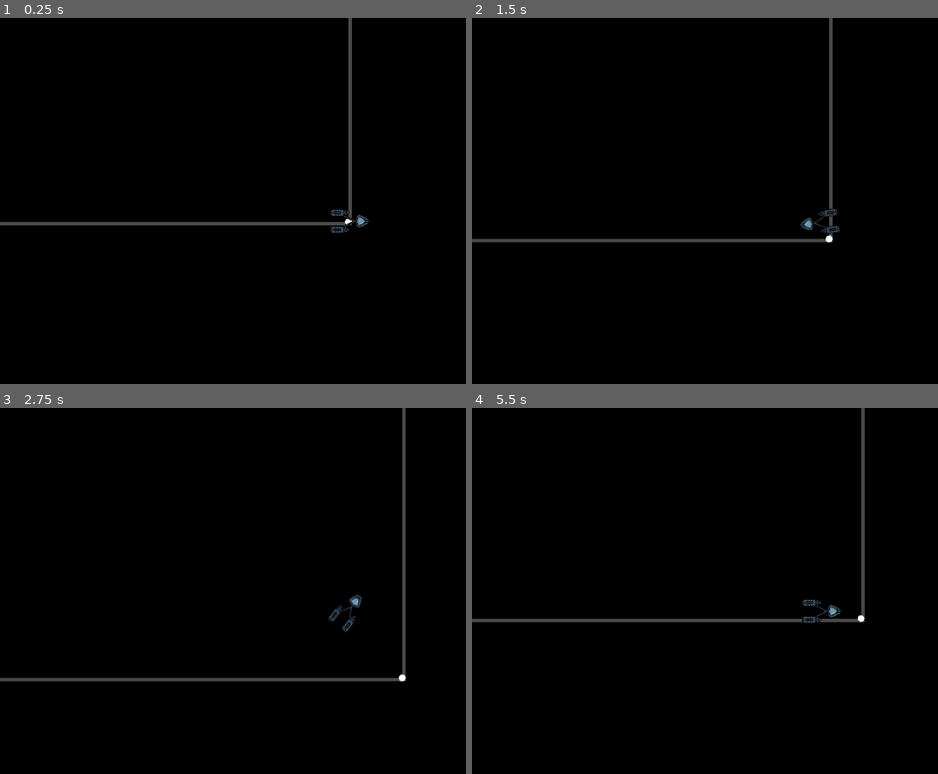
Above: before the commit, frames 1-4 (two rows, left to right).
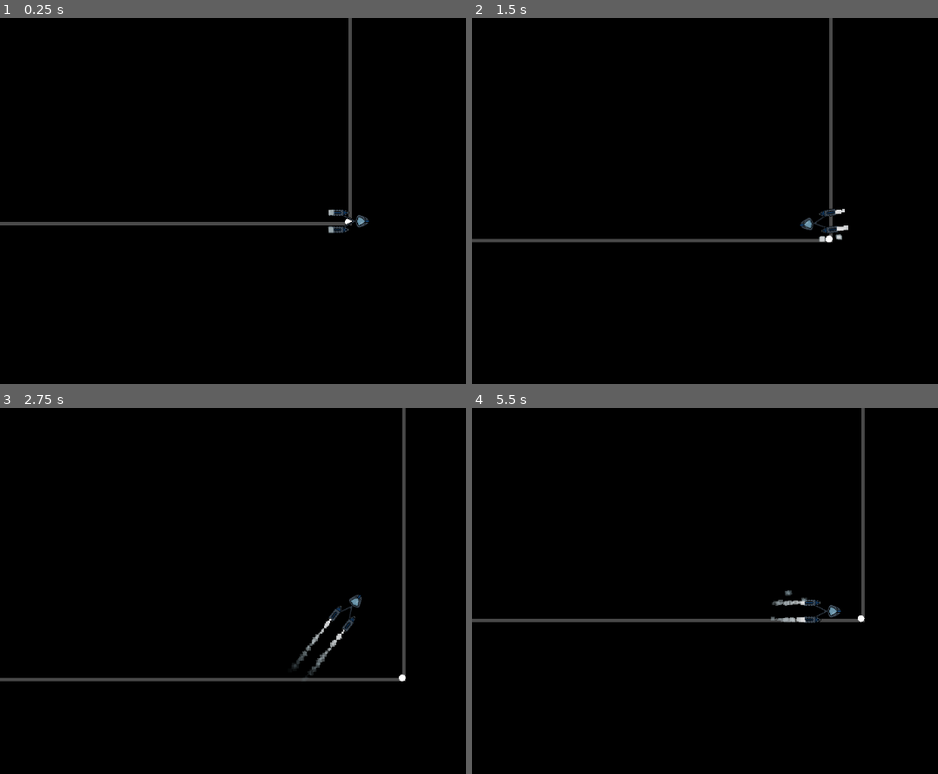
Above: after the commit, the same moments.

Repository: stuarttempleton/starscan
Game: Godot game, scene res://StarMapViewport.tscn
Same seed, same stepped clock (60 frames per second), same inputs: the game is played once before the commit and once after it. This scene is started directly instead of the project's main scene. The engine's default icon, where the game draws it, is replaced by a stand-in: a white triangle on a blue panel in a dark square.
Inputs (mouse positions are in pixels of both pictures, inside the frame that each line leads up to):
- Up to frame 1 (0.25 s): no input
- Up to frame 2 (1.5 s): tap Enter at 0.5 s; move the mouse to (outside the picture) at 0.52 s; click (outside the picture) at 0.67 s; move the mouse to (681, 241) at 1.27 s; click (681, 241) at 1.42 s
- Up to frame 3 (2.75 s): move the mouse to (419, 521) at 2.02 s; click (419, 521) at 2.17 s
- Up to frame 4 (5.5 s): move the mouse to (784, 693) at 2.77 s; click (784, 693) at 2.92 s; move the mouse to (outside the picture) at 3.52 s; click (outside the picture) at 3.67 s; tap Space at 4.25 s; move the mouse to (611, 550) at 4.27 s; click (611, 550) at 4.42 s; tap Enter at 5 s; move the mouse to (854, 612) at 5.02 s; click (854, 612) at 5.17 s

The runs differ from the first frame. In frame 1, less than 0.1% of the frame differs, in the area x 70-72%, y 52-59%; in frame 2, 0.1%; in frame 3, 0.3%, in the area x 62-75%, y 57-74%; in frame 4, 0.2%.

Commit message:
thrusters! totally real!

Diff:
--- a/StarMapViewport.tscn
+++ b/StarMapViewport.tscn
@@ -7,6 +7,9 @@
 
 [sub_resource type="RectangleShape2D" id=1]
 extents = Vector2( 30, 30 )
+
+[sub_resource type="Gradient" id=2]
+colors = PoolColorArray( 0.878906, 0.878906, 0.878906, 1, 0.382355, 0.483758, 0.523438, 0 )
 
 [node name="StarMapView" type="Node2D"]
 light_mask = -2147483647
@@ -30,3 +33,31 @@
 
 [node name="CollisionShape2D" type="CollisionShape2D" parent="ShipAvatar"]
 shape = SubResource( 1 )
+
+[node name="Thruster1" type="CPUParticles2D" parent="ShipAvatar"]
+position = Vector2( -25.6957, -13.6821 )
+amount = 50
+lifetime = 0.5
+preprocess = 1.0
+local_coords = false
+spread = 135.97
+gravity = Vector2( 0, 0 )
+initial_velocity = 5.0
+angular_velocity = 10.0
+scale_amount = 7.0
+scale_amount_random = 1.0
+color_ramp = SubResource( 2 )
+
+[node name="Thruster2" type="CPUParticles2D" parent="ShipAvatar"]
+position = Vector2( -26.0294, 11.3462 )
+amount = 50
+lifetime = 0.5
+preprocess = 1.0
+local_coords = false
+spread = 135.97
+gravity = Vector2( 0, 0 )
+initial_velocity = 5.0
+angular_velocity = 10.0
+scale_amount = 7.0
+scale_amount_random = 1.0
+color_ramp = SubResource( 2 )
Not shown: 1 places in StarMapViewport.tscn that only renumber resources
